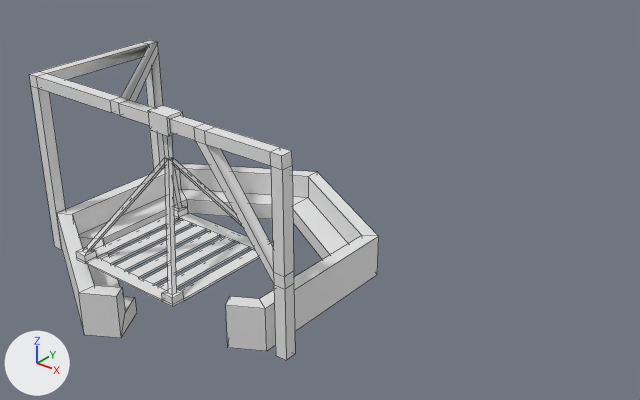
The FBX model Assets/Resources/Models/Quarry.fbx, before and after one commit.
The view is the same before and after, from a camera (50 mm lens) standing at (4.88, -4.65, 3.83) and looking at (0.45, 0.88, 0.4). The axes (+X, +Y, +Z) are drawn at lower left. The lights are the same throughout. Mesh edges are drawn as thin lines. Where no turn or scale is listed for an object, it has been applied to the vertices.

In view in the first picture: 'Quarry'.
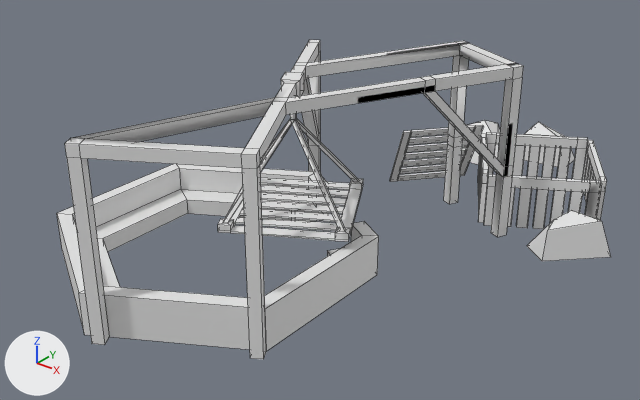
Changed parts and their boxes [x1, y1, x2, y2] in the pictures (640 x 400 px):
'Quarry', reshaped (58% wider)
    before: [29, 40, 379, 360]
    after: [57, 40, 611, 359]
part 1 of me_circle_001, rebuilt (72% wider)
    before: [29, 40, 295, 360]
    after: [65, 40, 524, 359]
part 2 of me_circle_001, added
    after: [390, 120, 611, 261]
part 3 of me_circle_001, deleted
    before: [79, 285, 267, 351]
part 4 of me_circle_001, added
    after: [291, 174, 378, 256]

The edits, one by one:
me_circle_001 is used by ob_quarry; location (0.0, 0.0, 0.0).
me_circle_001 had 236 vertices, 236 faces and spanned x -1.32..1.4, y -1.4..1.4, z 0.0..1.62.
me_circle_001 now has 635 vertices, 579 faces and spans x -1.21..2.64, y -1.44..4.06, z 0.0..1.63.
me_circle_001 part 1: the loose piece of 188 vertices spanning x -1.32..1.4, y -1.18..0.6, z 0.0..1.62 is rebuilt with 236 vertices and now spans x -0.29..1.72, y -1.44..2.37, z 0.0..1.63.
me_circle_001 part 2: 351 vertices added at x 0.26..2.64, y 1.76..4.06, z 0.0..0.74.
me_circle_001 part 3: 12 vertices removed from x 0.08..0.96, y -1.25..-0.55, z 0.0..0.37.
me_circle_001 part 4: 12 vertices added at x 0.08..0.96, y 0.55..1.25, z 0.0..0.37.
